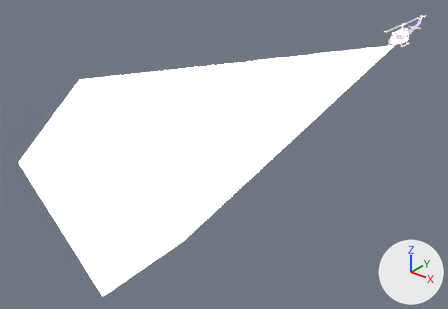
The FBX model Assets/FBX/Environment/NPCs/helicopter1.fbx as it was, and as the next commit left it.
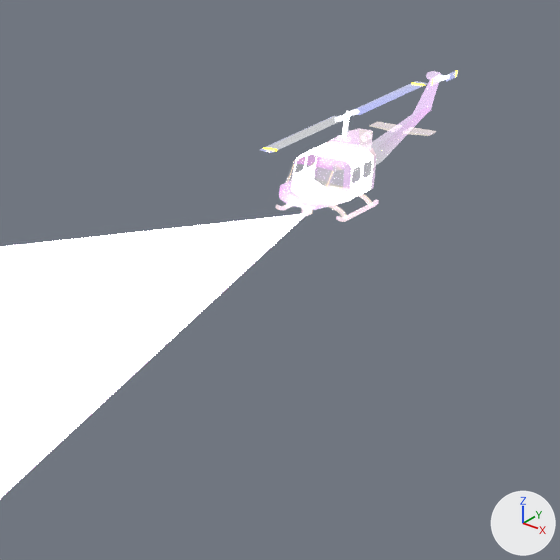
Old and new are each drawn whole from a 50 mm camera at (88.9, -213.8, 62.8) aimed at (-14.4, -84.7, -17.2) and again close up on the part from 73% to 100% of the width and 0% to 38% of the height. The axes (+X, +Y, +Z) are drawn at lower right. The lights are the same throughout. Where no turn or scale is listed for an object, it has been applied to the vertices.

Names of what the first close-up shows: 'helicopter1'.
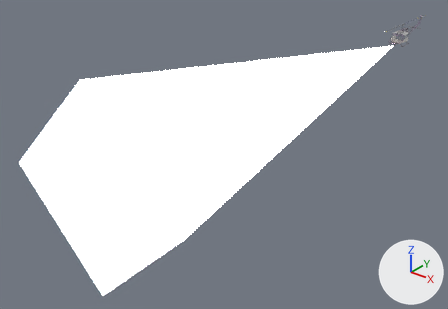
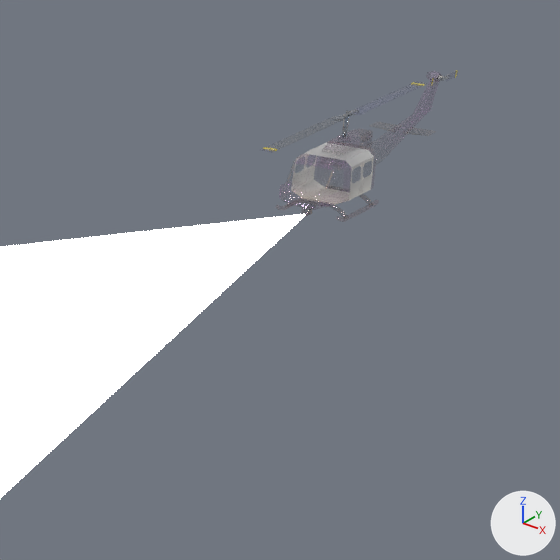
Pixel boxes (x1, y1, x2, y2) of what changed, in the close-ups (560 x 560 px):
part 1 of me_cube_037, recoloured (white to grey): (262, 70, 457, 205) in both

Edits to the bpy script that builds the scene:
```text
Add img_retroatlas_maingame_png:
    img_retroatlas_maingame_png = load_image('RetroAtlas_MainGame.png', '../../../Textures/RetroAtlas_MainGame.png', 128, 128, 'Non-Color')
Add mat_retrometal_mg:
    mat_retrometal_mg = bpy.data.materials.new('RetroMetal_MG')
    # uses the picture img_retroatlas_maingame_png
Add mat_retroemit_mg:
    mat_retroemit_mg = bpy.data.materials.new('RetroEmit_MG')
    # uses the picture img_retroatlas_maingame_png
Add mat_retrogodray:
    mat_retrogodray = principled_material('RetroGodRay')
    mat_retrogodray.base_color = (0.8, 0.8, 0.8)  # white #e7e7e7
    mat_retrogodray.roughness = 0.0
    mat_retrogodray.emission_strength = 5.0
Change me_cube_037:
    where me_cube_037.from_pydata(...)  # 883 vertices, 806 faces; spans x -25.0..25.0, y -145.0..21.0, z -24.0..25.0
    used by ob_helicopter1; location = (0.0, 0.0, 0.0)
    remove me_cube_037.materials.append(mat_retroatlasgodray)  # white #e7e7e7
    me_cube_037 part 1: 743 faces spanning x -3.0..3.0, y -13.0..21.0, z 0.0..7.0 switch from mat_retroatlasuniversal to mat_retrometal_mg
    add me_cube_037.materials.append(mat_retrogodray)  # white #e7e7e7
    add me_cube_037.materials.append(mat_retroemit_mg)
```
